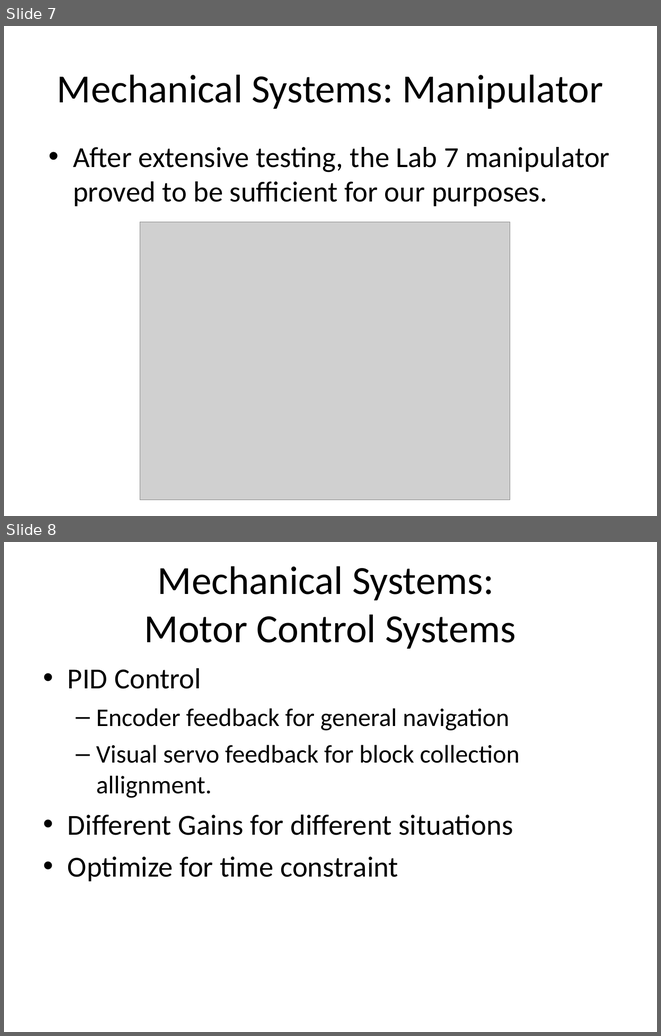
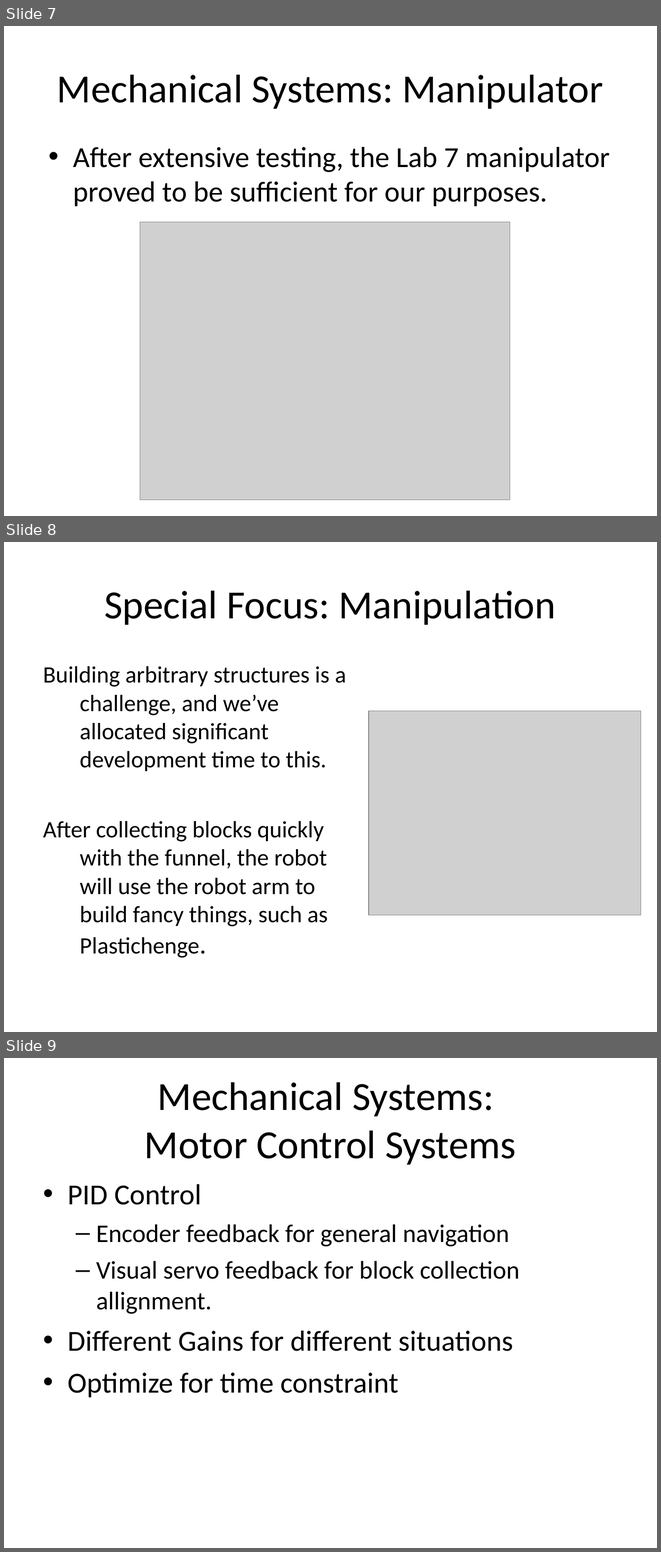
Before and after one commit to nforrester/6.141_labs, a slide deck: Other/Dryrun Proposal/Dryrun.ppt. Shown one above the other, each under a label of ours: slides 7 and 8 before the commit, slides 7, 8 and 9 after it. The pictures are 661x1036 and 661x1552 pixels, drawn with LibreOffice and Linux fonts; fonts in the diff are those of the drawing; grey boxes stand for pictures. Boxes give left, top, right and bottom in pixels: in the first picture for what was removed or moved away, otherwise in the second. Text is boxed around its words. In the diff, an @@ line names an element or a change of style, - is before the commit and + after.

```diff
--- a/Other/Dryrun Proposal/Dryrun.ppt
+++ b/Other/Dryrun Proposal/Dryrun.ppt
@@ slide 8 added at [4,542,657,1032], background #FFFFFF @@
@@ title added at [104,590,556,625], 44 pt, text #000000 @@
+Special Focus: Manipulation
@@ text added at [43,666,346,958], 25.9 pt, text #000000 @@
+Building arbitrary structures is a challenge, and we’ve allocated significant development time to this.
+After collecting blocks quickly with the funnel, the robot will use the robot arm to build fancy things, such as Plastichenge.
@@ picture added at [368,711,641,914] @@
@@ what was slide 8 is now slide 9 @@
```
Also in this commit, not shown: 1 other slide added.
